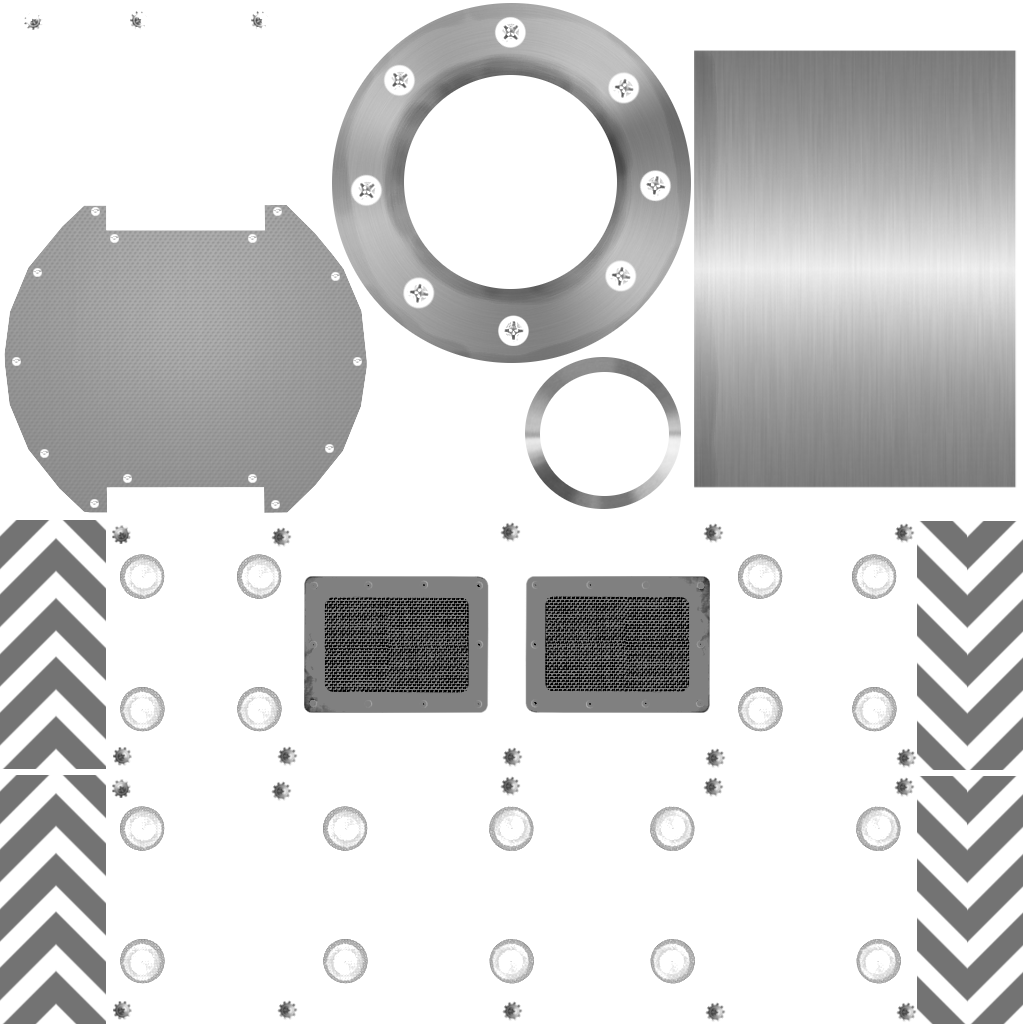
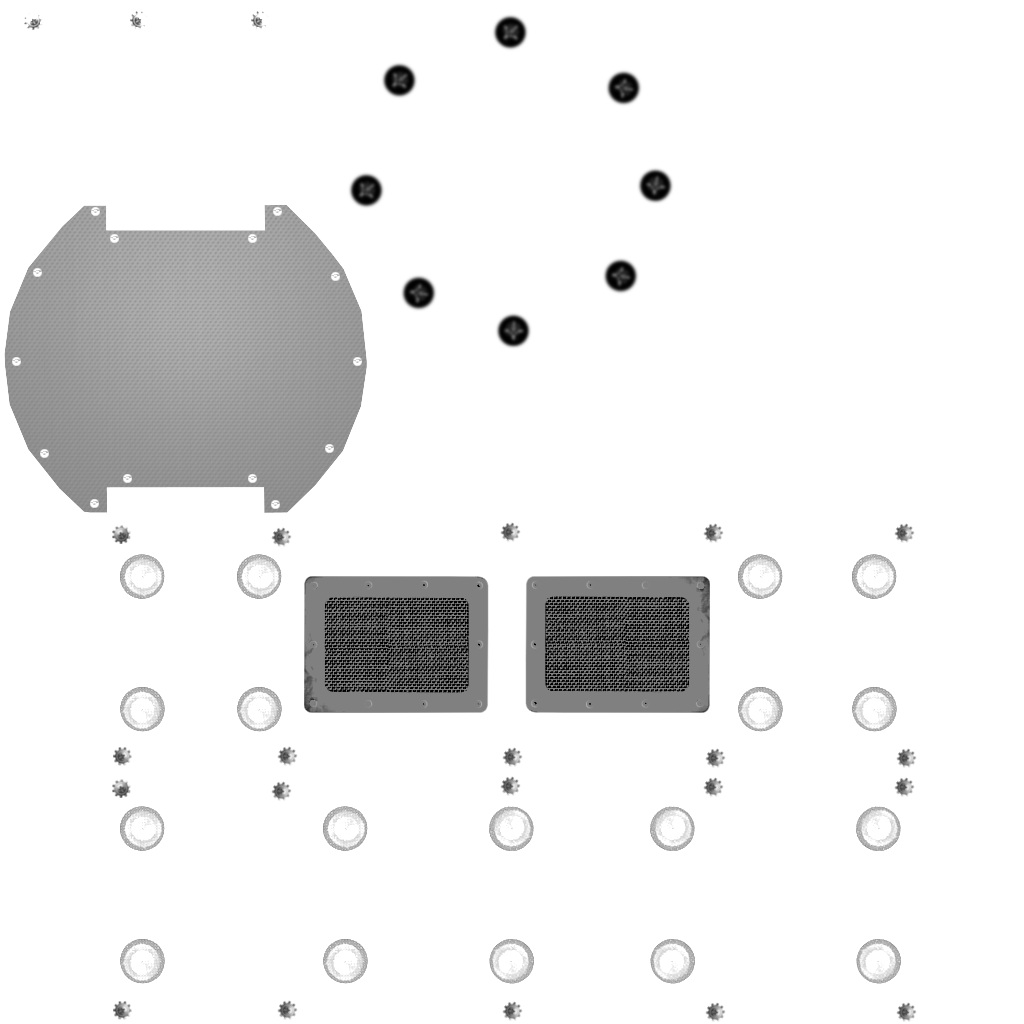
Comparing the layer stacks of the two 1024x1024 images. Changes:
painted on "ColumnBaseScrews" over [347, 13, 675, 350]
hid "ColumnBaseFace" over [525, 357, 681, 509]
hid "Column" over [694, 50, 1017, 488]
hid "ColumnBase" over [332, 3, 691, 363]
hid "Overallsize" over [0, 520, 1023, 1024]
